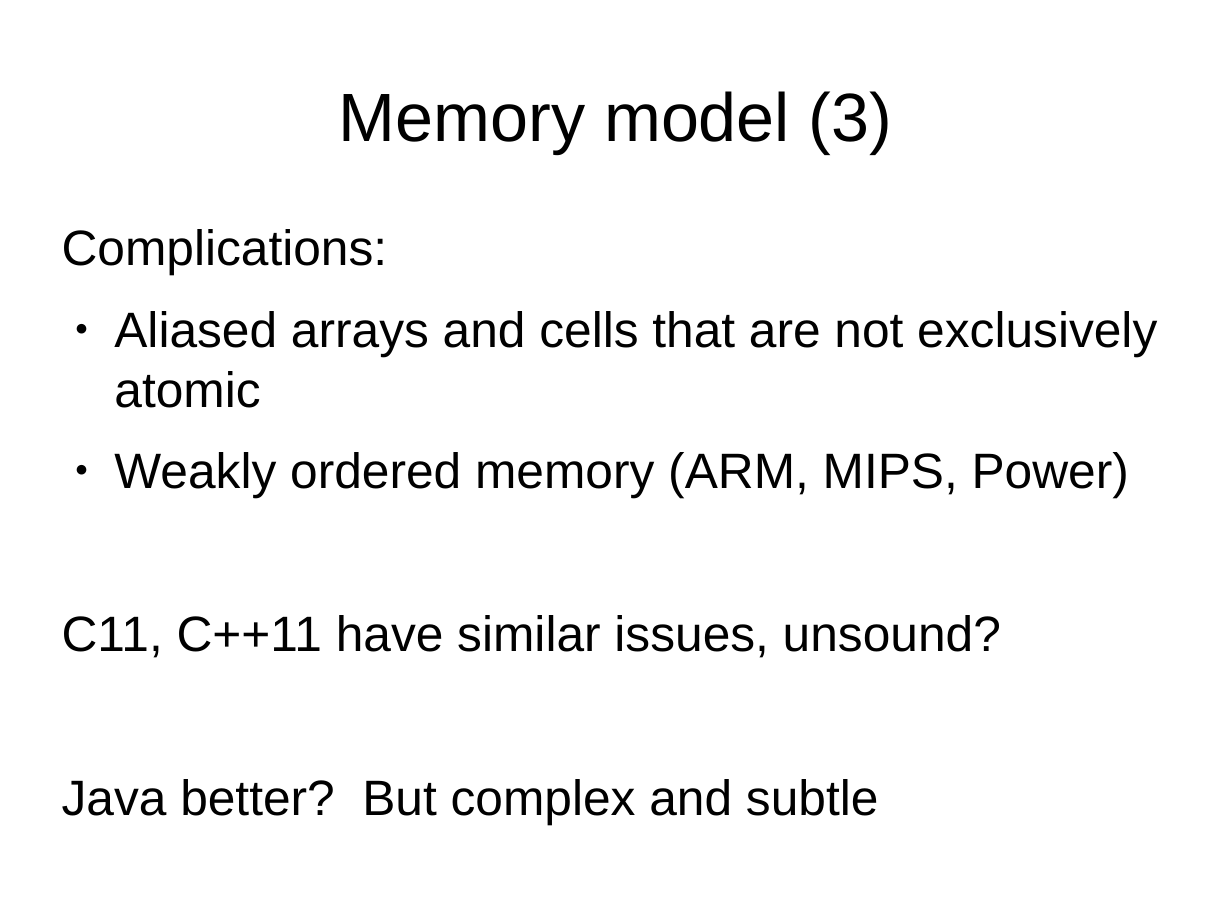
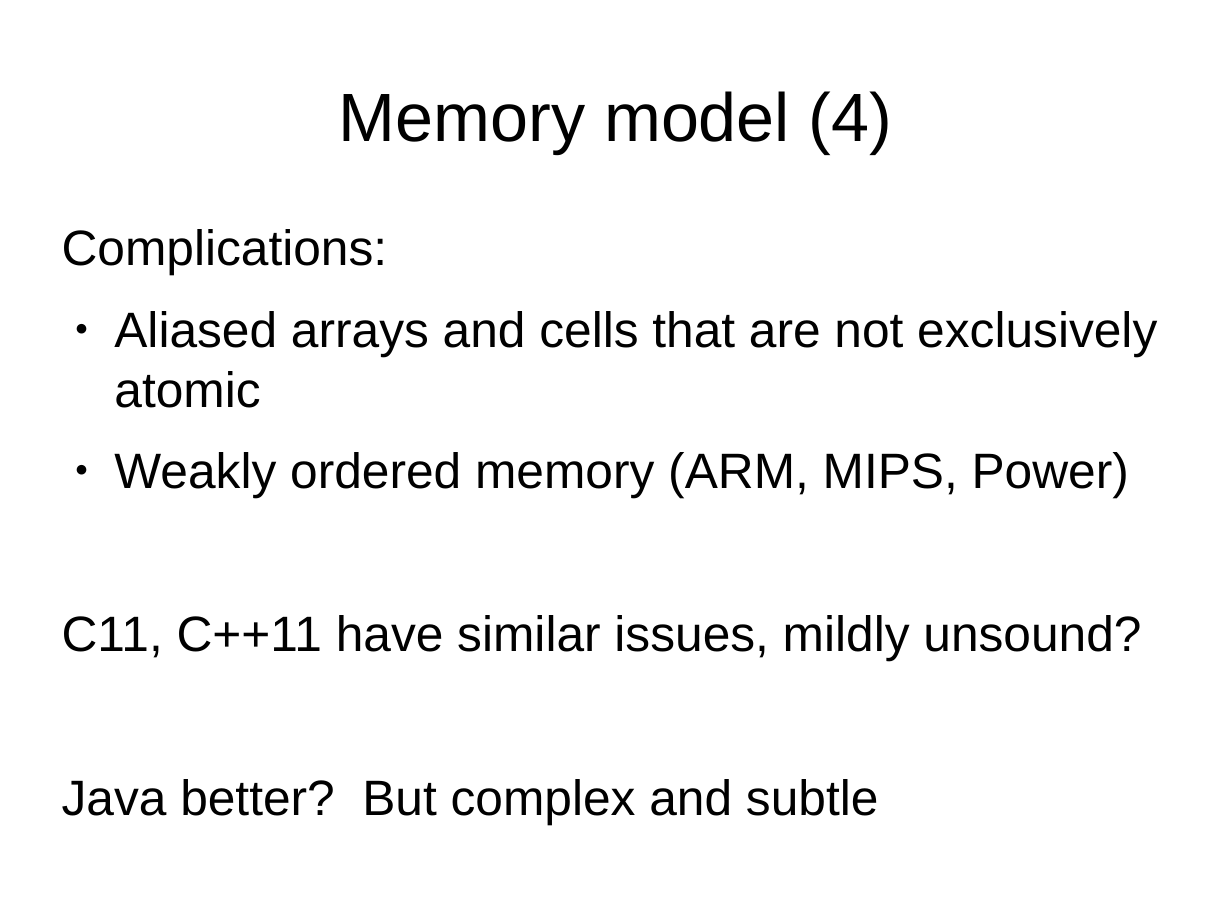
Before and after one commit to tc39/proposal-ecmascript-sharedmem, a slide deck: slide 18 of tc39/presentation-sept-2015.odp (slide 17 before the commit). Drawn at 1232x924 pixels with LibreOffice and Linux fonts; fonts in the diff are those of the drawing. Boxes give left, top, right and bottom in pixels: in the first picture for what was removed or moved away, otherwise in the second. Text is boxed around its words. In the diff, an @@ line names an element or a change of style, - is before the commit and + after.

```diff
--- a/tc39/presentation-sept-2015.odp
+++ b/tc39/presentation-sept-2015.odp
@@ title at box(339, 91, 892, 153): text changed @@
-Memory model (3)
+Memory model (4)
@@ text at box(62, 615, 1141, 661): text changed @@
-C11, C++11 have similar issues, unsound?
+C11, C++11 have similar issues, mildly unsound?
```
Also in this commit, not shown: 8 other slides changed, 1 slide added.
